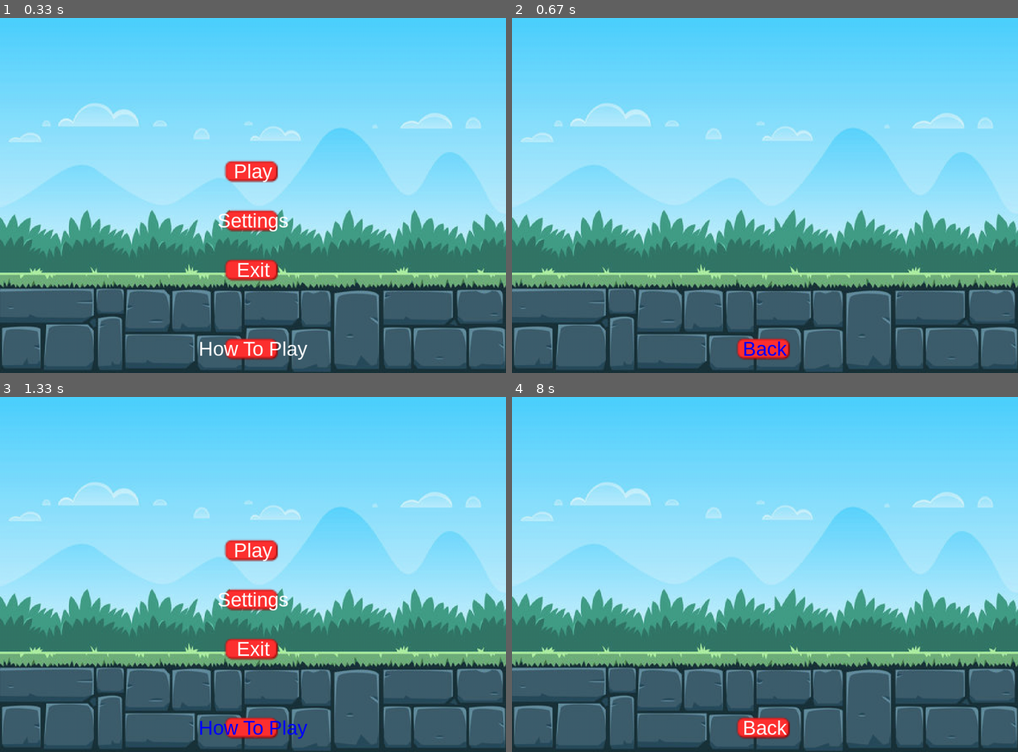
Above: before the commit, frames 1-4 (two rows, left to right).
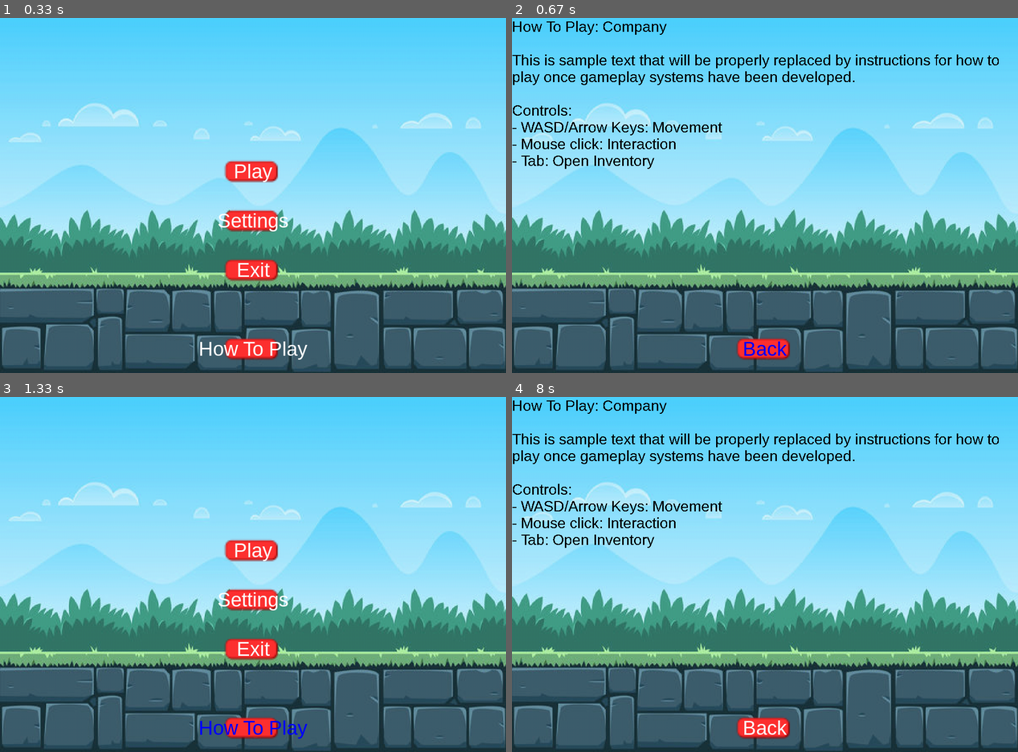
Above: after the commit, the same moments.

Repository: cse442-at-ub/s24semesterproject-we-love-the-company
Game: pygame game, started from src/game/menu.py
The game is run twice, just before and just after one commit, with the same random seed, the same clock (stepped at 60 frames per second) and the same inputs.
Inputs (mouse positions are in pixels of both pictures, inside the frame that each line leads up to):
- Up to frame 1 (0.33 s): no input
- Up to frame 2 (0.67 s): click "How To Play" at 0.38 s
- Up to frame 3 (1.33 s): click (258, 595) at 0.73 s; click "Back" at 1.05 s
- Up to frame 4 (8 s): click (952, 698) at 1.55 s; click (749, 514) at 2.88 s; click (694, 499) at 3.22 s; click "Play" at 4.05 s; click (871, 510) at 4.38 s; click (785, 560) at 5.22 s; click (618, 553) at 5.55 s; click "Play" at 6.38 s; click (684, 457) at 6.72 s; click "How To Play" at 7.55 s; click (856, 691) at 7.88 s

Frame 1 is identical in both runs. In frame 2, 3.7% of the frame differs, in the area x 0-97%, y 0-43%; in frame 3, nothing differs; in frame 4, 3.7%.

Commit message:
finalizing how to play work
includes editable document for how to play instructions

Diff:
--- a/src/game/HowToPlay.py
+++ b/src/game/HowToPlay.py
@@ -2,12 +2,31 @@
 import os
 from Buttons import Button
 
+# taken from: https://stackoverflow.com/questions/42014195/rendering-text-with-multiple-lines-in-pygame
+def blit_text(surface, text, pos, font, color=pygame.Color('black')):
+    words = [word.split(' ') for word in text.splitlines()]  # 2D array where each row is a list of words.
+    space = font.size(' ')[0]  # The width of a space.
+    max_width, max_height = surface.get_size()
+    x, y = pos
+    for line in words:
+        for word in line:
+            word_surface = font.render(word, 0, color)
+            word_width, word_height = word_surface.get_size()
+            if x + word_width >= max_width:
+                x = pos[0]  # Reset the x.
+                y += word_height  # Start on new row.
+            surface.blit(word_surface, (x, y))
+            x += word_width + space
+        x = pos[0]  # Reset the x.
+        y += word_height  # Start on new row.
+
 class Instructions:
-    def __init__(self, window, clock, path, textFont):
+    def __init__(self, window, clock, path, textFont, paragraphFont):
         self.window = window
         self.clock = clock
         self.path = path
         self.textFont = textFont
+        self.paragraphFont = paragraphFont
 
     #For this i followed what we had in menu.py
     #using the button class complete and following the whole layout like the menu.py
@@ -17,6 +36,9 @@
         pygame.display.set_caption("We love the Company | How to Play")
         run = True
         instructions_window = pygame.display.set_mode((1024, 720))
+        instructions_file = open("how-to-play-text.txt")
+        instructions_text = instructions_file.read()
+        instructions_file.close()
         while run:
             #this is kinda copied from the menu.py (i assume it just makes the screen)
             window_size = instructions_window.get_size()
@@ -31,6 +53,8 @@
             screen_center_x = instructions_window.get_width() // 2
             back_button_y = instructions_window.get_height() - 50
 
+            blit_text(instructions_window,instructions_text,(0,0),self.paragraphFont)
+
             BackButton = Button(image=pygame.image.load(self.path + "Assets/button.png"), pos=(screen_center_x, back_button_y),
                             text_input="Back", font=self.textFont, base_color="white", hovering_color="blue")
 
@@ -44,7 +68,7 @@
                 elif event.type == pygame.MOUSEBUTTONDOWN:
                     if BackButton.checkForInput(menuMousePOS):
                         run = False
-                        print("exit button pressed")
+                        print("back button pressed")
 
 
             pygame.display.flip()  # Update the display
--- /dev/null
+++ b/src/game/how-to-play-text.txt
@@ -0,0 +1,8 @@
+How To Play: Company
+
+This is sample text that will be properly replaced by instructions for how to play once gameplay systems have been developed.
+
+Controls:
+- WASD/Arrow Keys: Movement
+- Mouse click: Interaction
+- Tab: Open Inventory
--- a/src/game/menu.py
+++ b/src/game/menu.py
@@ -23,6 +23,7 @@
 newVolume = 0.5
 clock = pygame.time.Clock()
 textFont = pygame.font.SysFont("Arial", 40)
+paragraphFont = pygame.font.SysFont("Arial", 30)
 game_won = 0
 
 
@@ -39,7 +40,7 @@
     Options = Settings(window, clock, path, textFont)
 
     #initialize How To Play screen here
-    HowToPlay = Instructions(window, clock, path, textFont)
+    HowToPlay = Instructions(window, clock, path, textFont, paragraphFont)
 
     while run:
         clock.tick(27)  # Control framerates
